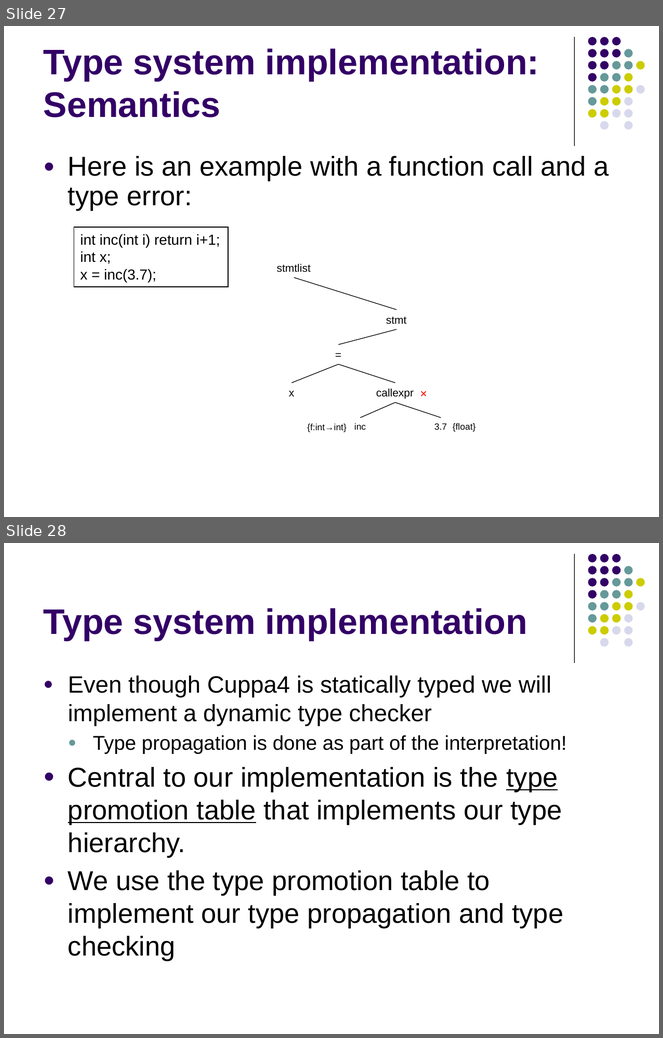
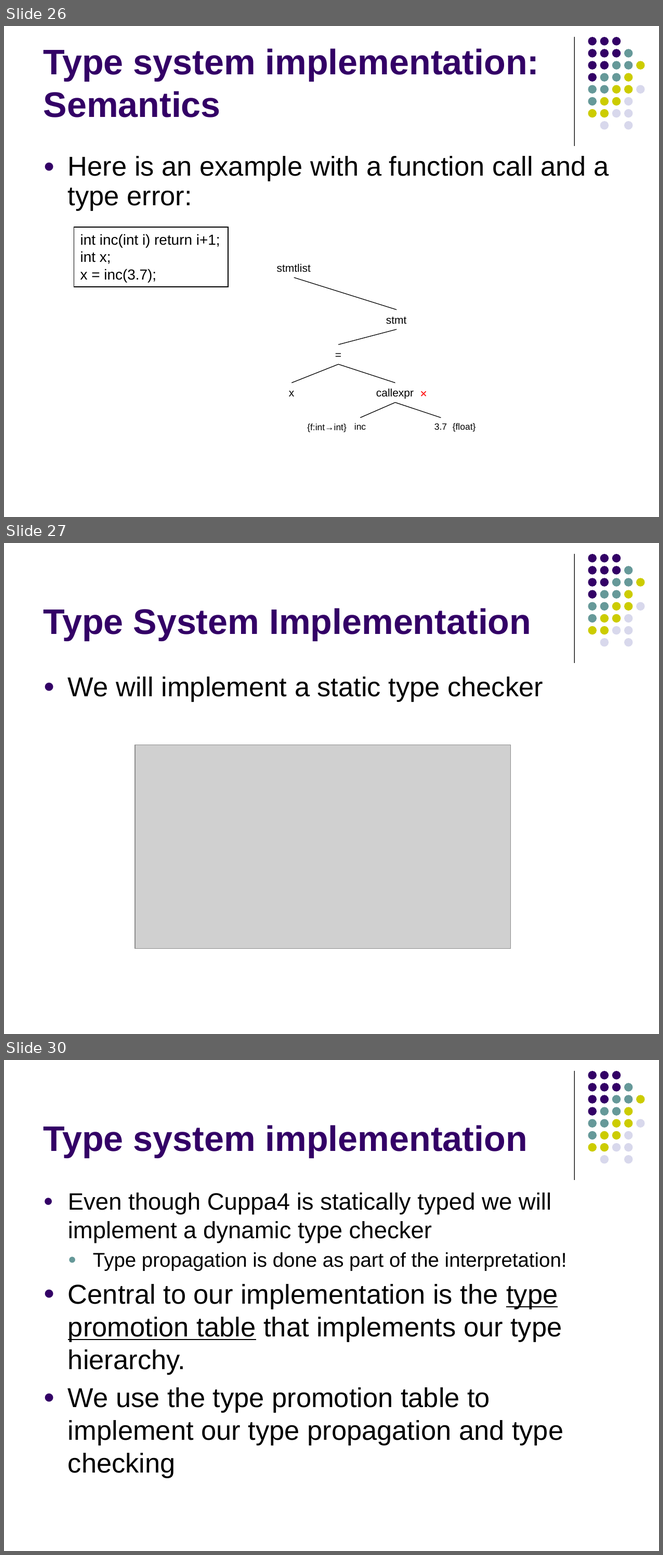
Before and after one commit to lutzhamel/CSC402, a slide deck: notes/csc402-ln018.pptx. Shown one above the other, each under a label of ours: slides 27 and 28 before the commit, slides 26, 27 and 30 after it; the slides between them are not shown. The pictures are 663x1038 and 663x1555 pixels, drawn with LibreOffice and Linux fonts; fonts in the diff are those of the drawing; grey boxes stand for pictures. Boxes give left, top, right and bottom in pixels: in the first picture for what was removed or moved away, otherwise in the second. Text is boxed around its words. In the diff, an @@ line names an element or a change of style, - is before the commit and + after.

```diff
--- a/notes/csc402-ln018.pptx
+++ b/notes/csc402-ln018.pptx
@@ slide 27 added at bbox=[4, 543, 659, 1034], background #FFFFFF; not listed: 32 template elements that a slide beside it also shows @@
@@ title added at bbox=[44, 608, 531, 641], 39 pt, text #330066, bold @@
+Type System Implementation
@@ text added at bbox=[68, 677, 543, 702], 30 pt, text #000000 @@
+● We will implement a static type checker
@@ picture added at bbox=[135, 745, 511, 949] @@
@@ what was slide 27 is now slide 26 @@
@@ what was slide 28 is now slide 30 @@
```
Also in this commit, not shown: 3 slides changed, 2 other slides added, 1 slide removed, 3 other files.
